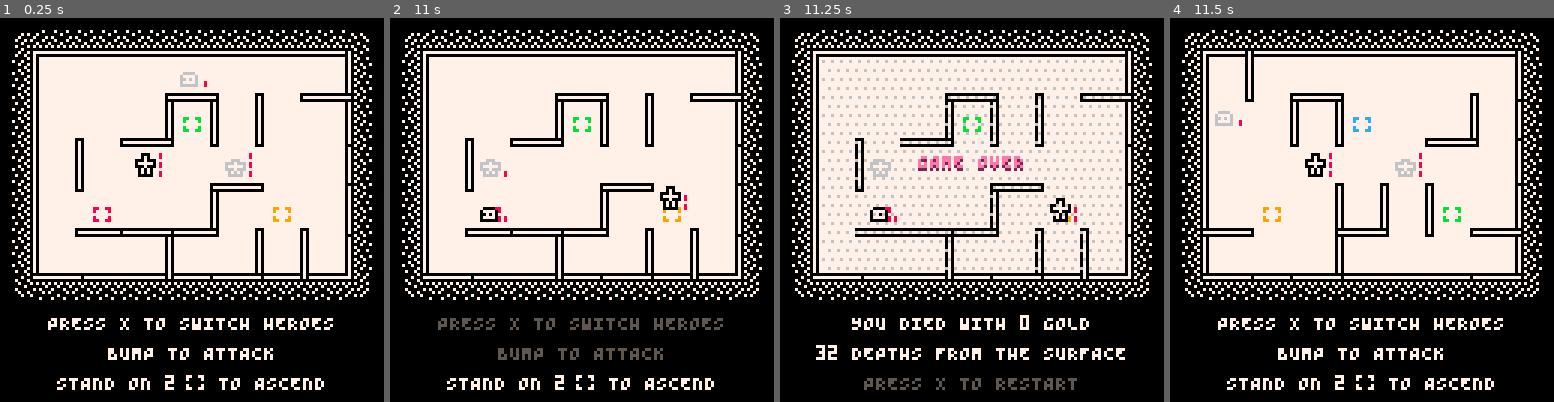
Above: before the commit, frames 1-4 (left to right).
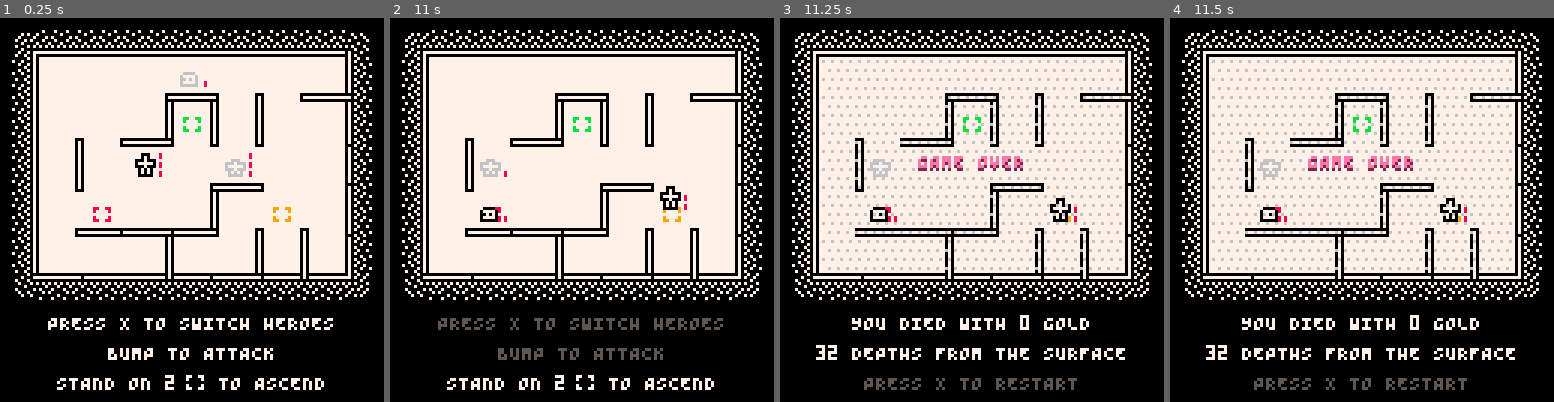
Above: after the commit, the same moments.

Repository: taylordolan/grid-folks
Game: PICO-8 cartridge grid_folks.p8
Two runs of this game, one before a commit and one after it. Both use one fixed random seed, a clock stepped at 60 frames per second and the inputs below.
Inputs:
- Up to frame 1 (0.25 s): no input
- Up to frame 2 (11 s): tap O (Z key) at 0.33, 0.7, 1.43, 2.22, 3.1, 3.98, 4.87, 5.75, 6.63, 7.52, 8.4, 9.28, 10.17 s; tap X (X key) at 1.07, 2.07, 2.4, 2.73, 3.07, 3.4, 3.73, 4.07, 4.4, 4.73, 5.07, 5.4, 5.73, 6.07, 6.4, 6.73, 7.07, 7.4, 7.73, 8.07, 8.4, 8.73, 9.07, 9.4, 9.73, 10.07, 10.4, 10.73 s; hold Left 1.97-2.37 s; hold Down 2.42-2.82 s; hold Right 2.87-3.53 s; hold Up 3.58-4.08 s; hold Right 4.13-4.53 s; hold Down 4.58-5.08 s; hold Left 5.13-5.8 s; hold Up 5.85-6.18 s; hold Left 6.23-6.63 s; hold Down 6.68-7.08 s; hold Right 7.13-7.8 s; hold Up 7.85-8.35 s; hold Right 8.4-8.8 s; hold Down 8.85-9.35 s; hold Left 9.4-10.07 s; hold Up 10.12-10.45 s; hold Left 10.5-10.9 s; hold Down from 10.95 s (still down)
- Up to frame 3 (11.25 s): keep holding Down; tap O (Z key) at 11.05 s; tap X (X key) at 11.07 s
- Up to frame 4 (11.5 s): release Down at 11.35 s; tap X (X key) at 11.4 s; hold Right from 11.4 s (still down)

Frames 1-3 are identical in both runs. In frame 4, 13% of the frame differs, in the area x 8-92%, y 8-97%.

Commit message:
input delay after game over

Diff:
--- a/grid_folks.p8
+++ b/grid_folks.p8
@@ -7,7 +7,7 @@
 -- todo
 -- [x] clearer game end states
 -- [x] don't show arrows and crosshairs on game over
--- [ ] input delay after game over
+-- [x] input delay after game over
 
 -- [ ] fix health text effect from going off the edge of the screen
 
@@ -231,7 +231,9 @@
 	-- end
 
 	if game_over then
-		if btnp(5) then
+		if delay > 0 then
+			delay -= 1
+		elseif btnp(5) then
 			_init()
 		end
 		return
@@ -240,7 +242,6 @@
 	-- for complicated reasons, this value should be set to one *less* than the
 	-- maximum allowed number of rapid player inputs
 	if #queue < 2 then
-		local input
 		for i=0, 3 do
 			if btnp(i) then
 				add(queue, o_dirs[i+1])
@@ -260,13 +261,13 @@
 		new_text_effect({41,53}, small("you escaped!"), 014, 007, true)
 		depth = 0
 		game_over = true
-		border_color = 011
+		delay = 20
 	-- game lose
 	elseif hero_a.health <= 0 or hero_b.health <= 0 then
 		add(overlays, new_overlay())
 		new_text_effect({46,53}, small("game over"), 014, 007, true)
 		game_over = true
-		border_color = 008
+		delay = 20
 	-- player turn
 	elseif p_turn == true and #queue > 0 then
 		if queue[1] == 5 then
